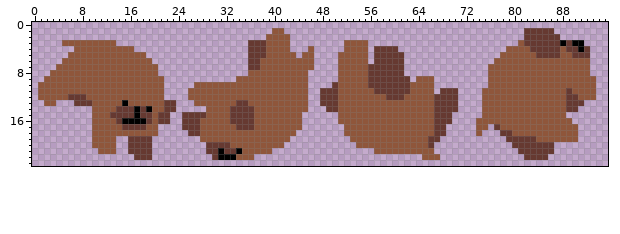
Sprite sheet: assets/dog-jump.png. The first picture shows the starting point.
The file is 96x24 pixels.
Once edited:
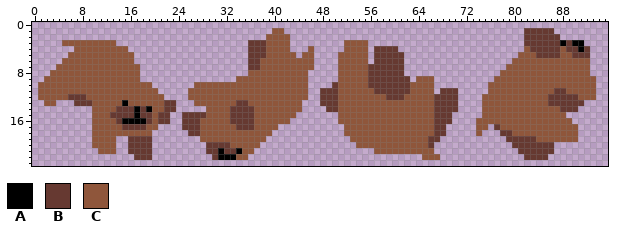
Palette (. is transparent): A #000000  B #663931  C #8f563b
The edit:
Colour C gives way to colour B in row 11 at x 87 to 88; in rows 12 to 13 at x 86 to 88; in row 14 at x 88.
Colour B gives way to colour C in row 11 at x 89.
The author cleared colour C in row 3 at x 81; in row 4 at x 16 and 79 to 81; in row 5 at x 17 to 18 and 78 to 80; in row 6 at x 17 to 19 and 77 to 79; in row 7 at x 18 to 20 and 76 to 78; in row 8 at x 18 to 20 and 76 to 77.
The author cleared colour C in row 9 at x 18 to 21 and 76; in row 10 at x 20 to 21; in row 11 at x 21 and 75; in rows 13 to 14 at x 45; in row 15 at x 44; in row 16 at x 43 to 44.
The author cleared colour C in row 17 at x 41 to 44; in row 18 at x 20 and 40 to 43; in row 19 at x 39 to 42; in row 20 at x 38 to 41; in row 21 at x 37 to 39; in row 22 at x 36.
